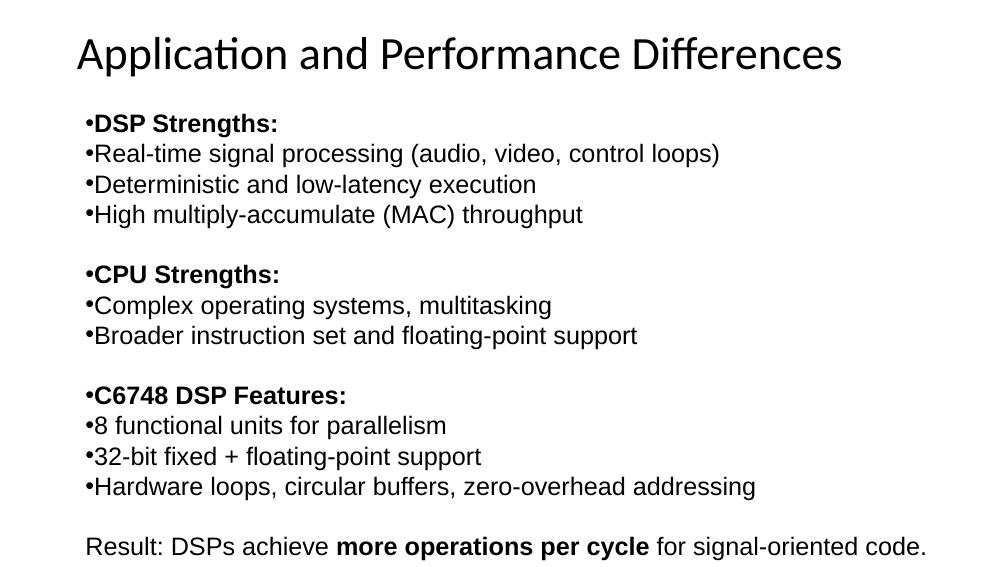
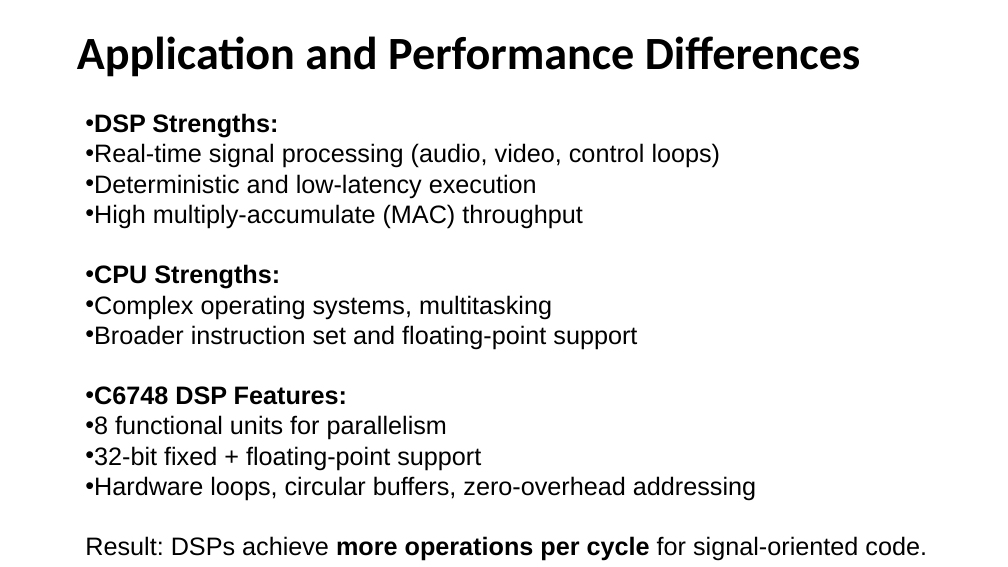
Before and after one commit to chbsaikiran/CBIT-DSP-SEMINAR-RELATED, a slide deck: slide 4 of Slides/Digital-Signal-Processor-C6748-Explained-Using-Dot-Product.pptx. Drawn at 1008x567 pixels with LibreOffice and Linux fonts; fonts in the diff are those of the drawing. Boxes give left, top, right and bottom in pixels: in the first picture for what was removed or moved away, otherwise in the second. Text is boxed around its words. In the diff, an @@ line names an element or a change of style, - is before the commit and + after.

```diff
--- a/Slides/Digital-Signal-Processor-C6748-Explained-Using-Dot-Product.pptx
+++ b/Slides/Digital-Signal-Processor-C6748-Explained-Using-Dot-Product.pptx
@@ title "Application and Performance Differences" at bbox=[77, 36, 860, 77]: bold on @@
```
Also in this commit, not shown: 4 other slides changed, 14 slides added.
